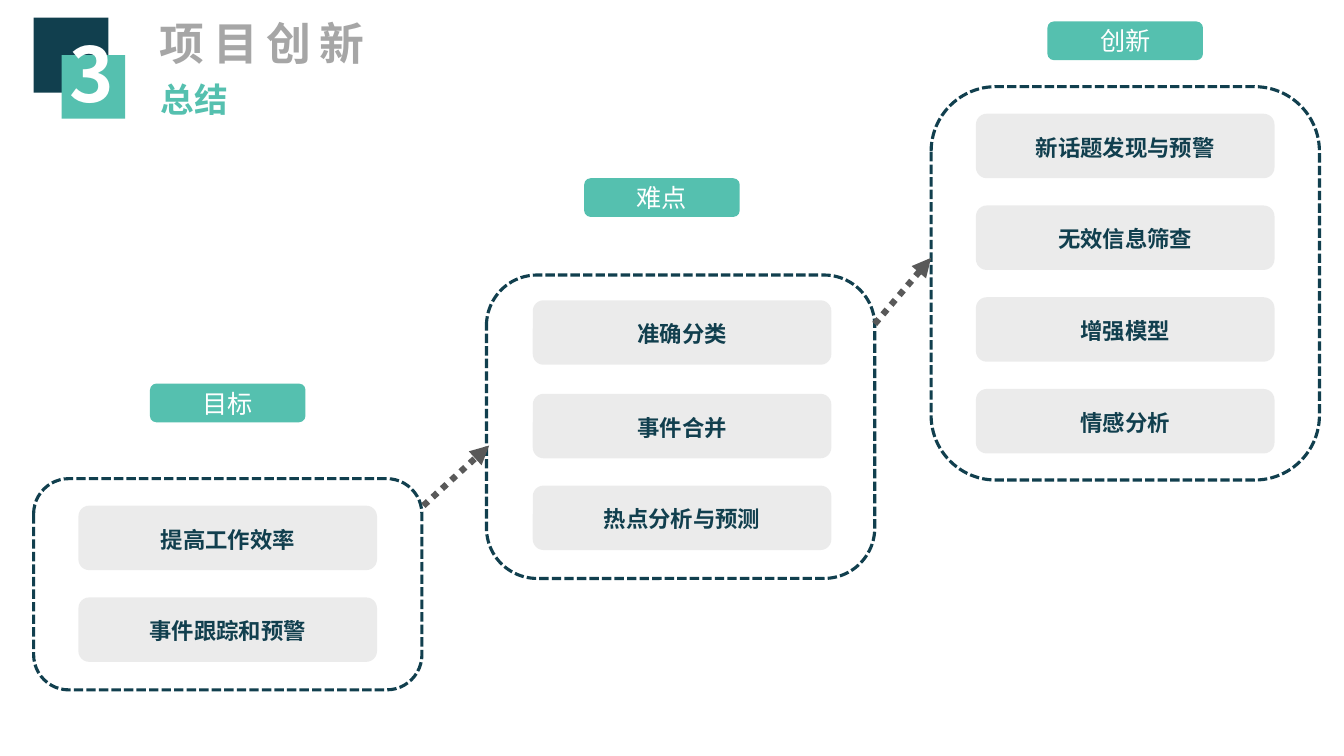
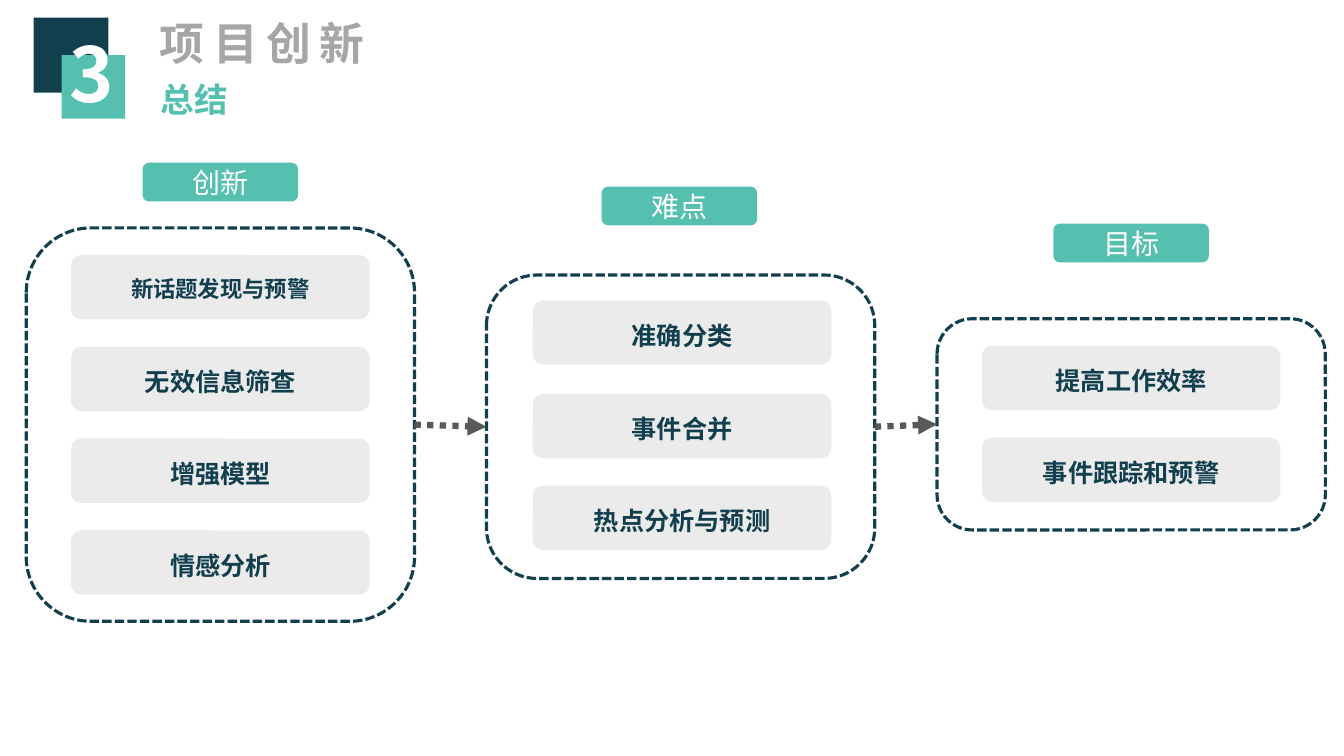
Before and after one commit to zjutfly/fly, a slide deck: slide 22 of fly_ppt.pptx (slide 21 before the commit). Drawn at 1344x756 pixels with LibreOffice and Linux fonts; fonts in the diff are those of the drawing. Boxes give left, top, right and bottom in pixels: in the first picture for what was removed or moved away, otherwise in the second. Text is boxed around its words. In the diff, an @@ line names an element or a change of style, - is before the commit and + after.

```diff
--- a/fly_ppt.pptx
+++ b/fly_ppt.pptx
@@ rounded rectangle "难点" moved from (x1=585, y1=178, x2=740, y2=217) to (x1=602, y1=187, x2=757, y2=225) @@
@@ 6 rounded rectangles, 2 texts moved together from (x1=932, y1=21, x2=1320, y2=480) to (x1=26, y1=162, x2=414, y2=621) @@
@@ size 18 to 20 pt in 3 elements at (x1=602, y1=187, x2=757, y2=225), (x1=142, y1=162, x2=297, y2=201), (x1=1054, y1=224, x2=1209, y2=262) @@
@@ text "新话题发现与预警" moved from (x1=1036, y1=137, x2=1215, y2=158) to (x1=131, y1=278, x2=310, y2=299) @@
@@ 4 rounded rectangles, 2 texts moved together from (x1=33, y1=384, x2=421, y2=691) to (x1=938, y1=224, x2=1326, y2=530) @@
@@ arrow moved from (423, 506) - (489, 446) to (414, 424) - (487, 426) @@
@@ arrow moved from (875, 324) - (932, 258) to (875, 426) - (938, 424) @@
@@ text "增强模型" moved from (x1=1081, y1=317, x2=1170, y2=345) to (x1=170, y1=461, x2=271, y2=486) @@
@@ size 16 to 18 pt in 8 elements at (x1=632, y1=323, x2=733, y2=348), (x1=594, y1=508, x2=770, y2=533), (x1=632, y1=416, x2=733, y2=441), (x1=170, y1=461, x2=271, y2=486), (x1=145, y1=369, x2=296, y2=394), (x1=170, y1=553, x2=271, y2=578), (x1=1056, y1=368, x2=1207, y2=393), (x1=1043, y1=460, x2=1219, y2=485) @@
```
Also in this commit, not shown: 9 other slides changed, 2 slides added, 2 slides removed, 4 other files.
